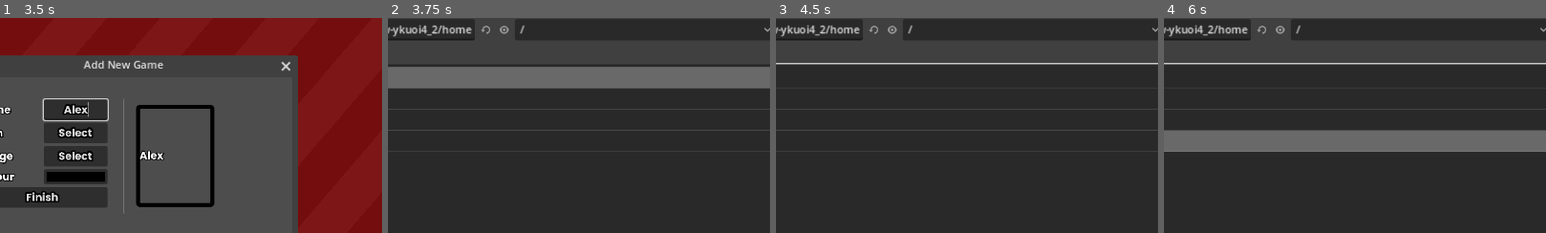
Above: before the commit, frames 1-4 (left to right).
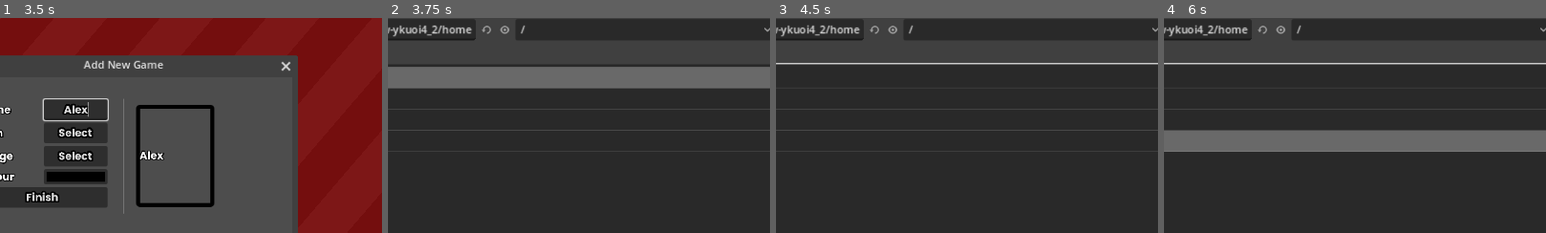
Above: after the commit, the same moments.

Repository: Shuflduf/Vapour
Game: Godot game, scene res://scenes/main.tscn
The game is run twice, just before and just after one commit, with the same random seed, the same clock (stepped at 60 frames per second) and the same inputs. The engine's default icon, where the game draws it, is replaced by a stand-in: a white triangle on a blue panel in a dark square.
Inputs (mouse positions are % of the whole screen's width and height, from its top left):
- Up to frame 1 (3.5 s): click "Add New Game" at 0.5 s; click (44, 39) at 1.27 s; type "Alex" at 1.35 s; click "Add New Game" at 2 s; click (44, 39) at 2.77 s; type "Alex" at 2.85 s
- Up to frame 2 (3.75 s): click "Select" at 3.5 s
- Up to frame 3 (4.5 s): click "Select" at 4.25 s
- Up to frame 4 (6 s): click "Finish" at 5 s; click "Select" at 5.75 s
The pictures show only the part of the screen within x 34-84%, y 18-68%; the shares and areas given below are measured in that part.

Frame 1 is identical in both runs. In frame 2, 0.1% of the frame differs, in the area x 22-36%, y 3-10%; in frame 3, 0.1%; in frame 4, 0.1%.
Error before the commit: Attempt to call function 'get_position' in base 'null instance' on a null instance. (res://scripts/main.gd:54)
Error after the commit: Attempt to call function 'get_position' in base 'null instance' on a null instance. (res://scripts/main.gd:55)

Commit message:
description stays when editing

Diff:
--- a/scenes/game.tscn
+++ b/scenes/game.tscn
@@ -35,6 +35,7 @@
 grow_vertical = 2
 mouse_filter = 1
 script = ExtResource("1_4nrkt")
+display_only = null
 
 [node name="Art" type="TextureRect" parent="."]
 unique_name_in_owner = true
--- a/scenes/new_game.tscn
+++ b/scenes/new_game.tscn
@@ -151,6 +151,7 @@
 size_flags_vertical = 4
 app_path = "C:/Users/Computer/Documents/Godot/Vapour/testingexe.exe"
 app_icon = "C:/Users/Computer/Documents/Godot/Vapour/icon.svg"
+display_only = true
 
 [connection signal="close_requested" from="." to="." method="_on_close_requested"]
 [connection signal="text_changed" from="MarginContainer/HBoxContainer/VBoxContainer/Name/LineEdit" to="." method="_on_line_edit_text_changed"]
--- a/scripts/game.gd
+++ b/scripts/game.gd
@@ -24,6 +24,8 @@
 		styleBox.set("border_color", value)
 		outline.add_theme_stylebox_override("panel", styleBox)
 
+@export var display_only = false
+
 
 @onready var label: Control = %Label
 @onready var icon: TextureRect = %Art
@@ -32,6 +34,7 @@
 @onready var description: Window = $Description
 
 var tween: Tween
+
 
 const pic_size = 128
 
@@ -65,6 +68,7 @@
 
 
 func _on_game_mouse_entered() -> void:
+	print(description.text)
 	hovered.emit()
 	tween_label(true)
 
@@ -80,6 +84,8 @@
 				print("OPEN")
 				OS.shell_open(app_path)
 			if event.button_mask == MOUSE_BUTTON_RIGHT:
+				if display_only:
+					return
 				right_click.position = event.global_position - Vector2(10.0, 10.0)
 				right_click.show()
 
--- a/scripts/main.gd
+++ b/scripts/main.gd
@@ -31,6 +31,7 @@
 func edit_game(new_entry: GameEntry, index):
 	games.get_child(index).free()
 	new_entry.reparent(games)
+	new_entry.display_only = false
 	games.move_child(games.get_child(-1), index)
 	save_games()
 	connect_all_children()
@@ -133,19 +134,19 @@
 			new_entry.game.size_flags_horizontal = SIZE_SHRINK_BEGIN
 			new_entry.game.size_flags_horizontal = SIZE_EXPAND
 			new_entry.game.size_flags_vertical = SIZE_SHRINK_CENTER
+			new_entry.game.display_only = true
+			new_entry.game.description.text = games.get_children()[i].description.text
 			new_entry.update_from_game()
 			new_entry.added_game.connect(func(g: GameEntry):
 				edit_game(g, i)))
+
 
 func hovered(i: int):
 	set_description(i)
 	change_backround_colour(i)
 
 func move_game(up: bool, i: int):
-	@warning_ignore("unused_variable")
 	var new_index = i + (-1 if up else 1)
-
-	print(new_index)
 	games.move_child(games.get_child(i), new_index)
 	connect_all_children()
 	save_games()
